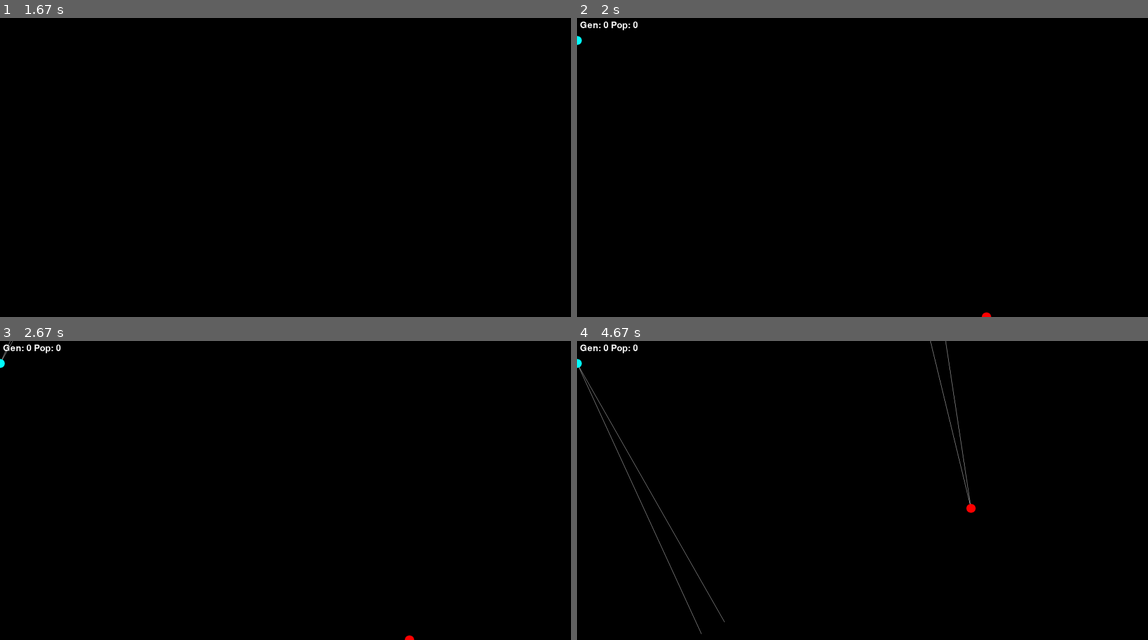
Above: before the commit, frames 1-4 (two rows, left to right).
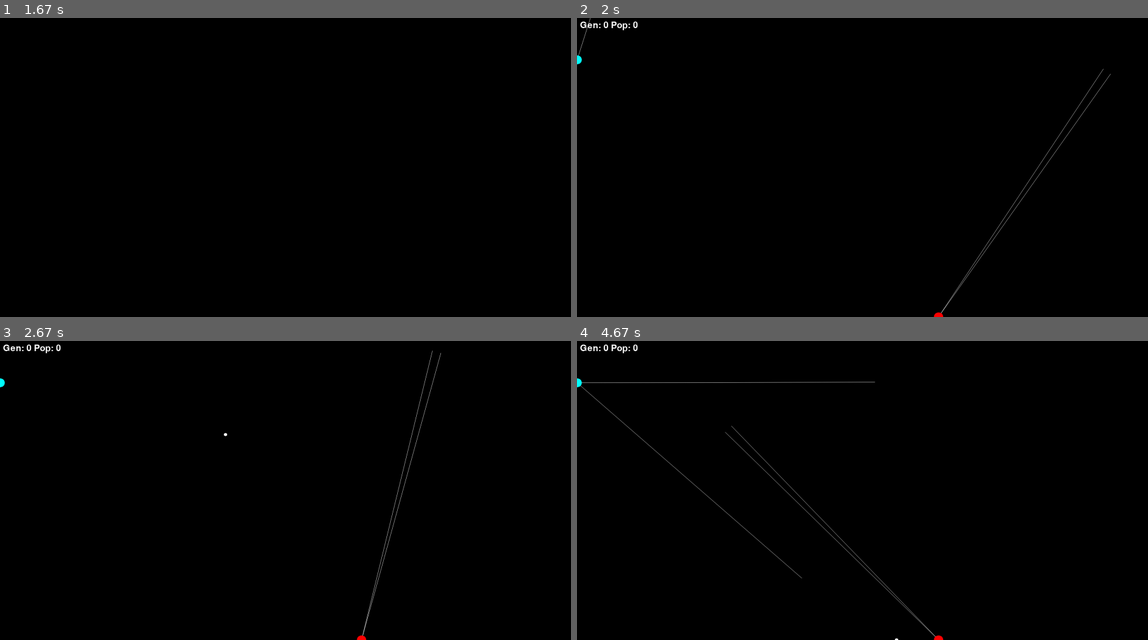
Above: after the commit, the same moments.

Repository: sattfatt/Simple-AI
Game: pygame game, started from pygame1/oneonone.py
Two runs of this game, one before a commit and one after it. Both use one fixed random seed, a clock stepped at 60 frames per second and the inputs below.
Inputs:
- Up to frame 1 (1.67 s): no input
- Up to frame 2 (2 s): tap N at 1.83 s
- Up to frame 3 (2.67 s): no input
- Up to frame 4 (4.67 s): no input

Frame 1 is identical in both runs. In frame 2, 0.4% of the frame differs, in the area x 0-94%, y 0-100%; in frame 3, 0.4%; in frame 4, 1.1%, in the area x 0-70%, y 0-100%.

Commit message:
removed position from input and made other changes to the GA

Diff:
--- a/pygame1/oneonone.py
+++ b/pygame1/oneonone.py
@@ -30,12 +30,12 @@
 PROJVEL = 3
 MAXSPINRATE = 1
 PROJECTILEINTERVAL = 500
-MAXNEURONSPERLAYER = 5
+MAXNEURONSPERLAYER = 6
 MAXDISPX = 1918  # 1024
 MAXDISPY = 1005  # 768
 MINRANDPARM = -1
 MAXRANDPARM = 1
-POPULATION = 100
+POPULATION = 10
 
 # ------------- #
 #    Globals    #
@@ -218,21 +218,28 @@
         v = (s00 * s12 - s01 * s02) * scalar
 
         if u >= 0 and v >= 0 and self.owner != projectile.owner:
-            self.detectEnemy = True
-            # print(self.owner + ' detects enemy!')
+            self.detectEnemy = 100
+            #print(self.owner + ' detects enemy!')
             return True
         else:
-            self.detectEnemy = False
+            self.detectEnemy = 0
             return False
 
     def control(self, controlframe):
         ''' Based on the control frame input, the entity will be moved and/or rotated '''
         self.updatePos(controlframe.deltaDirection)
         self.dir += controlframe.deltaHeading
+        # normalize angle from -180 < angle <= 180
+        self.dir = self.dir % 360
+        self.dir = (self.dir + 360) % 360
+        if self.dir > 180:
+            self.dir -= 360
+
 
     def state(self):
 
-        return (self.pos[0], self.pos[1], self.dir, self.detectEnemy, self.health)
+
+        return (self.detectEnemy, self.health)
 
     def reset(self):
         self.health = MAXHEALTH
@@ -244,6 +251,7 @@
         self.deltaDirection = (0, 0)
         self.fire = False
         self.id = id
+        self.pov = 10
 
 
 def removeCondition(entity):
@@ -259,7 +267,7 @@
     def __init__(self, owner):
         ControlFrame.__init__(self, owner)
         # initialize weights and biases with gaussian N(0,1) random values
-        self.w1 = np.array(np.random.uniform(MINRANDPARM, MAXRANDPARM, (MAXNEURONSPERLAYER, 5)))
+        self.w1 = np.array(np.random.uniform(MINRANDPARM, MAXRANDPARM, (MAXNEURONSPERLAYER, 2)))
         self.b1 = np.array(np.random.uniform(MINRANDPARM, MAXRANDPARM, (MAXNEURONSPERLAYER,)))
         self.w2 = np.array(np.random.uniform(MINRANDPARM, MAXRANDPARM, (MAXNEURONSPERLAYER, MAXNEURONSPERLAYER)))
         self.b2 = np.array(np.random.uniform(MINRANDPARM, MAXRANDPARM, (MAXNEURONSPERLAYER,)))
@@ -288,11 +296,13 @@
         finalLayerOut = (np.tanh(preIndicator[0]),
                          np.tanh(preIndicator[1]),
                          np.tanh(preIndicator[2]),
-                         np.piecewise(preIndicator[3], [preIndicator[3] < 0, preIndicator[3] >= 0], [0, 1]))
+                         np.piecewise(preIndicator[3], [preIndicator[3] < 0, preIndicator[3] >= 0], [0, 1]),
+                         np.tanh(preIndicator[4]))
 
         ControlFrame.deltaDirection = (finalLayerOut[0], finalLayerOut[1])
         ControlFrame.deltaHeading = finalLayerOut[2] * MAXSPINRATE
         ControlFrame.fire = finalLayerOut[3]
+        ControlFrame.pov = (finalLayerOut[4] + 1)*30 + 1
 
         return ControlFrame
 
@@ -311,59 +321,65 @@
     for row in range(MAXNEURONSPERLAYER):
         choice = np.random.binomial(1, 0.5)
         if choice:
-            baby.w1[row, :] = NN1.w1[np.random.randint(0, MAXNEURONSPERLAYER), :]
+            baby.w1[row, :] = NN1.w1[row, :]
             # yes may get same weights for multiple neurons....
         else:
-            baby.w1[row, :] = NN2.w1[np.random.randint(0, MAXNEURONSPERLAYER), :]
+            baby.w1[row, :] = NN2.w1[row, :]
 
     for row in range(MAXNEURONSPERLAYER):
         choice = np.random.binomial(1, 0.5)
         if choice:
-            baby.w2[row, :] = NN1.w2[np.random.randint(0, MAXNEURONSPERLAYER), :]
+            baby.w2[row, :] = NN1.w2[row, :]
             # yes may get same weights for multiple neurons....
         else:
-            baby.w2[row, :] = NN2.w2[np.random.randint(0, MAXNEURONSPERLAYER), :]
+            baby.w2[row, :] = NN2.w2[row, :]
 
     for row in range(5):
         choice = np.random.binomial(1, 0.5)
         if choice:
-            baby.w3[row, :] = NN1.w3[np.random.randint(0, 5), :]
+            baby.w3[row, :] = NN1.w3[row, :]
             # yes may get same weights for multiple neurons....
         else:
-            baby.w3[row, :] = NN2.w3[np.random.randint(0, 5), :]
+            baby.w3[row, :] = NN2.w3[row, :]
 
     for weight in range(MAXNEURONSPERLAYER):
         choice = np.random.binomial(1, 0.5)
         if choice:
-            baby.b1[weight] = NN1.b1[np.random.randint(0, MAXNEURONSPERLAYER)]
-        else:
-            baby.b1[weight] = NN2.b1[np.random.randint(0, MAXNEURONSPERLAYER)]
+            baby.b1[weight] = NN1.b1[weight]
+        else:
+            baby.b1[weight] = NN2.b1[weight]
 
     for weight in range(MAXNEURONSPERLAYER):
         choice = np.random.binomial(1, 0.5)
         if choice:
-            baby.b2[weight] = NN1.b2[np.random.randint(0, MAXNEURONSPERLAYER)]
-        else:
-            baby.b2[weight] = NN2.b2[np.random.randint(0, MAXNEURONSPERLAYER)]
+            baby.b2[weight] = NN1.b2[weight]
+        else:
+            baby.b2[weight] = NN2.b2[weight]
 
     for weight in range(5):
         choice = np.random.binomial(1, 0.5)
         if choice:
-            baby.b3[weight] = NN1.b3[np.random.randint(0, 5)]
-        else:
-            baby.b3[weight] = NN2.b3[np.random.randint(0, 5)]
+            baby.b3[weight] = NN1.b3[weight]
+        else:
+            baby.b3[weight] = NN2.b3[weight]
 
     return baby
 
 
 def mutate(NN):
     """currently mutates all weight clusters (rows) using normal distribution centered at the clusters"""
-    choice = np.random.binomial(1, 0.05)
+    choice = np.random.binomial(1, 0.1)
     if choice:
         multiplier = 100
         print('BIG MUTATION PROBABLE!')
     else:
-        multiplier = 0
+
+        choice2 = np.random.binomial(1, 0.5)
+        if choice2:
+            multiplier = 5
+        else:
+            multiplier = 0.0001
+
     # weights
     for row in range(MAXNEURONSPERLAYER):
         NN.w1[row, :] = np.random.multivariate_normal(NN.w1[row, :], np.identity(len(NN.w1[row, :]))*multiplier)
@@ -380,7 +396,6 @@
 
 def setScore(NN):
     pass
-
 
 def rouletteWheel(NNlist, n=1):
     totalfitness = 0
@@ -503,7 +518,7 @@
             print('Scoring ' + net.id + '...', end='')
             # score function
             try:
-                net.score = entities[idx].damagedealt
+                net.score = entities[idx].damagedealt + entities[idx].health
             except(IndexError):
                 # this means entity died, failure!
                 net.score = 0
@@ -519,6 +534,7 @@
         entities = [bob, joe]
         print('done')
         print('generation: '+str(generation))
+        print('POPULATION: ' + str(popindex))
 
         nets = [NNlist1[popindex], NNlist2[popindex]]
         projectiles = []
@@ -566,7 +582,7 @@
         # entity handling
     #    entities[0].dir = entities[0].getCursorAngle()
     if entities:
-        for entity in entities:
+        for idx, entity in enumerate(entities):
             entity.draw()
             entity.iniWedge(True)
 
@@ -574,9 +590,10 @@
             entity.inWedge(entities[1])
 
             # create list of NNs for each entity
-            nextmove = nets[entities.index(entity)].out(entity.state())
+            nextmove = nets[idx].out(entity.state())
             # print(str(nextmove.deltaDirection) + " " + str(nextmove.deltaHeading) + " " + str(nextmove.fire))
             entity.control(nextmove)
+            entity.fov = nextmove.pov
             entity.projectileint += 1
             if nextmove.fire and entity.projectileint >= PROJECTILEINTERVAL:
                 entity.projectileint = 0
@@ -611,9 +628,3 @@
             DISPLAYSURF.fill(BLACK)
             DISPLAYSURF.blit(textSurf, textRect)
             tick = 0
-
-            # pygame.display.update()
-            # pygame.display.update([entities[0].hitbox, entities[1].hitbox])
-
-
-            # print(fpsClock.tick(0))
